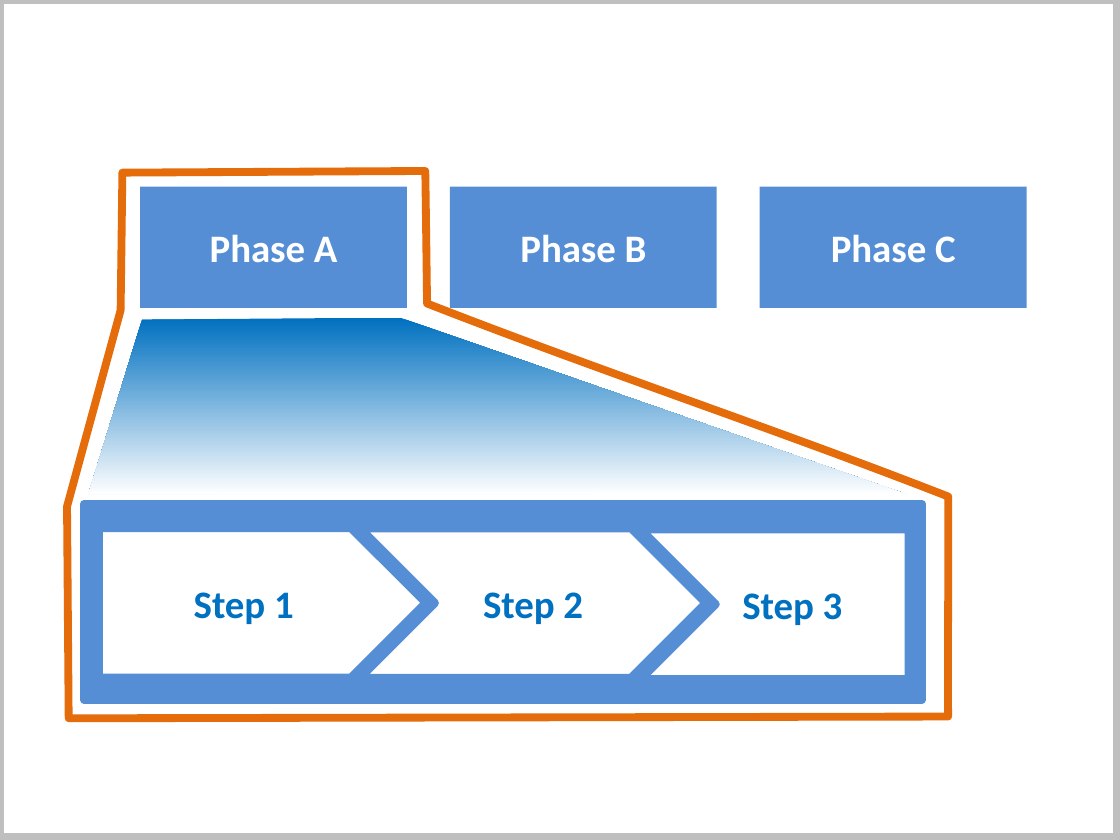
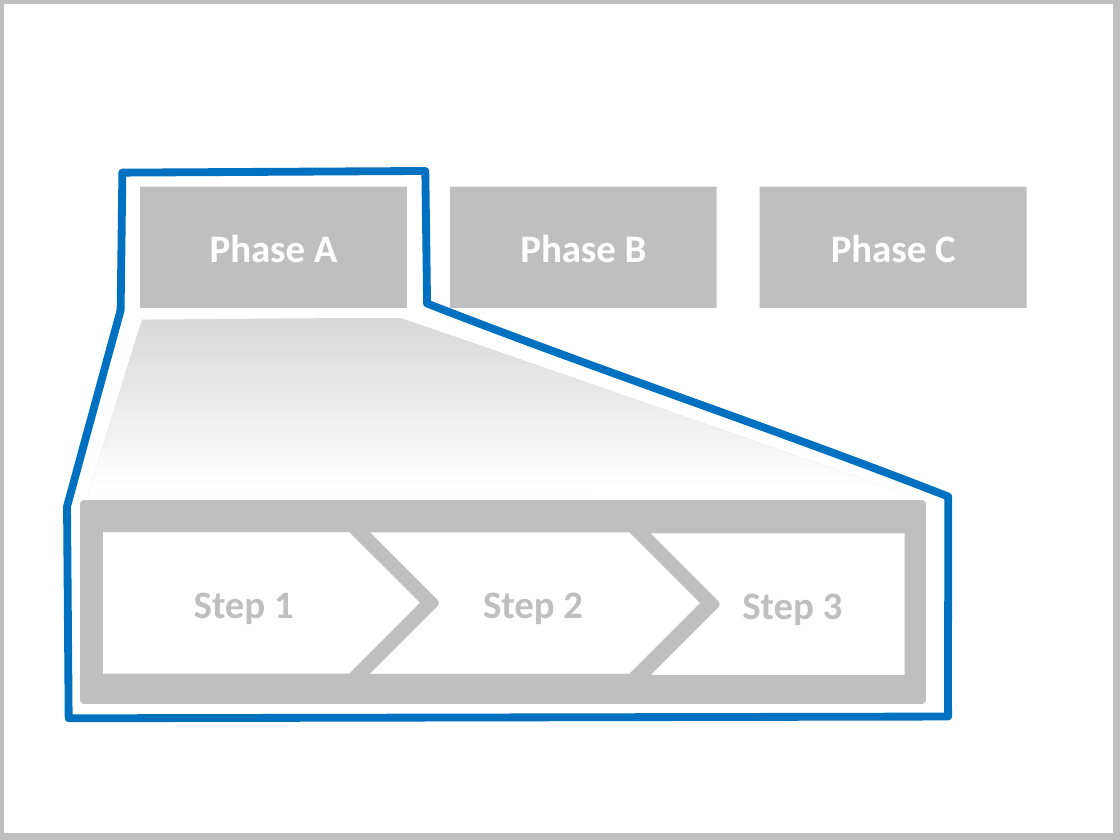
Before and after one commit to PowerPointLabs/PowerPointLabs, a slide deck: slide 1 of doc/Spotlight gif.pptx. Drawn at 1120x840 pixels with LibreOffice and Linux fonts; fonts in the diff are those of the drawing. Boxes give left, top, right and bottom in pixels: in the first picture for what was removed or moved away, otherwise in the second. Text is boxed around its words. In the diff, an @@ line names an element or a change of style, - is before the commit and + after.

```diff
--- a/doc/Spotlight gif.pptx
+++ b/doc/Spotlight gif.pptx
@@ freeform shape at bbox=[67, 171, 949, 717]: outline #E46C0A 2 pt to #0070C0 2 pt @@
@@ fill #558ED5 to #BFBFBF in 3 elements at bbox=[451, 188, 717, 308], bbox=[759, 188, 1025, 308], bbox=[140, 188, 406, 308] @@
@@ freeform shape at bbox=[90, 316, 910, 493]: fill gradient #0070C0 to #FFFFFF to #E1E8F5 to gradient #D9D9D9 to #FFFFFF to #E1E8F5 @@
@@ rectangle at bbox=[84, 504, 921, 700]: fill #558ED5 to #BFBFBF; outline #558ED5 2 pt to #BFBFBF 2 pt @@
@@ text colour #0070C0 to #BFBFBF; outline #558ED5 2 pt to #BFBFBF 2 pt in 3 elements at bbox=[641, 529, 907, 678], bbox=[361, 529, 706, 678], bbox=[98, 529, 426, 678] @@
```
Also in this commit, not shown: 2 other slides changed, 6 other files.
